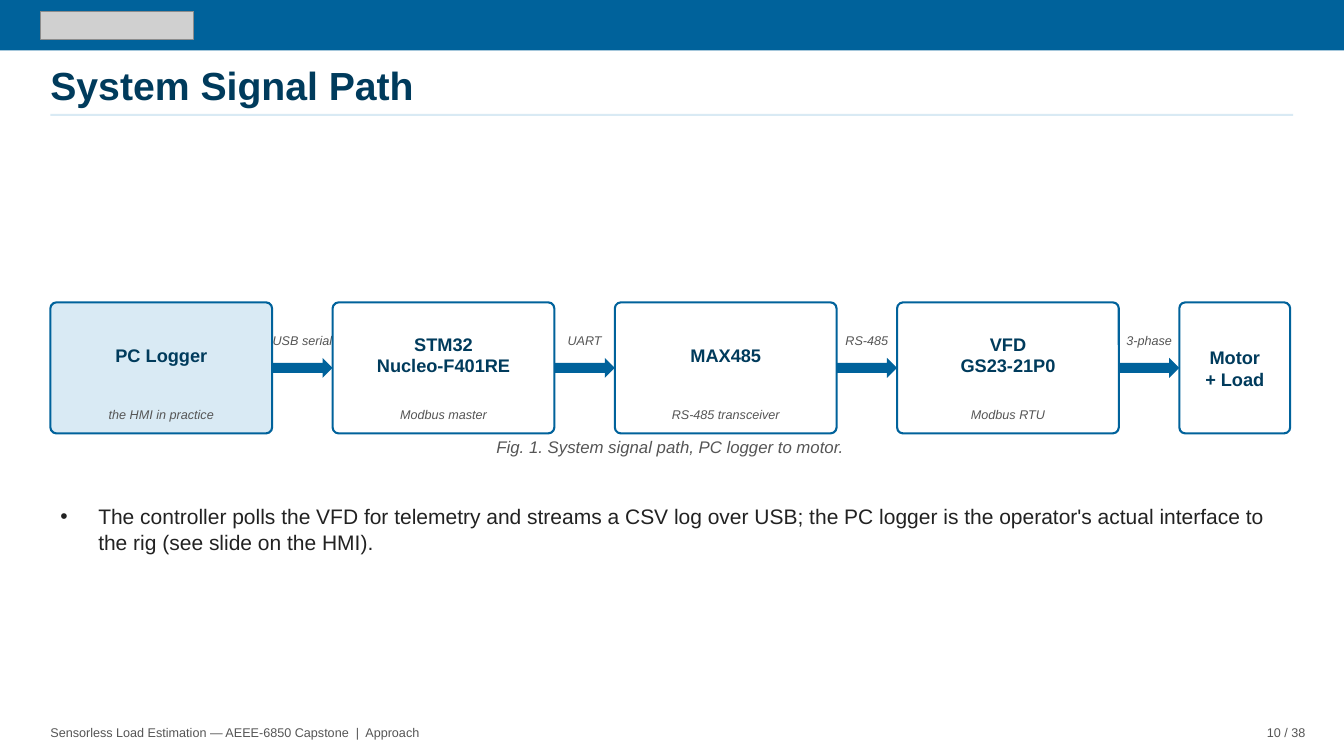
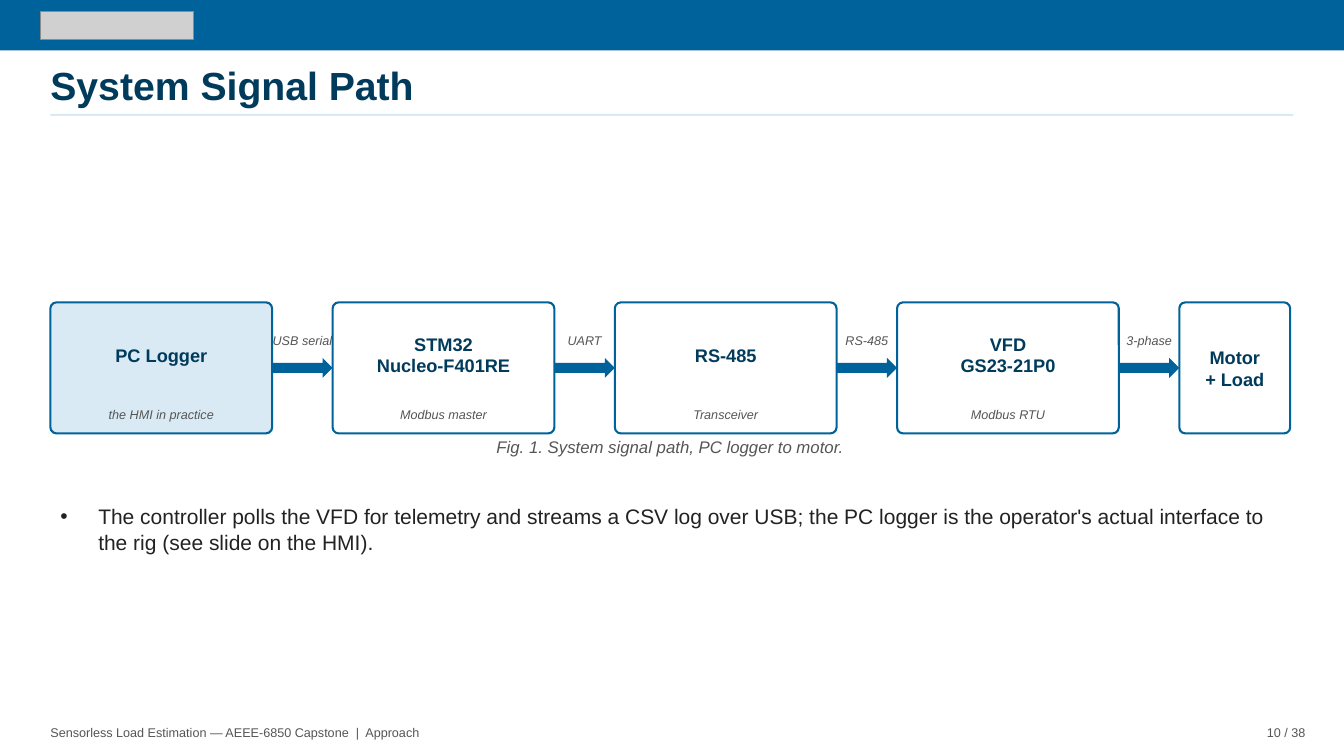
Before and after one commit to David-4529/Capstone, a slide deck: slide 10 of docs/paper/Sensorless_Load_Estimation_Deck.pptx. Drawn at 1344x756 pixels with LibreOffice and Linux fonts; fonts in the diff are those of the drawing; grey boxes stand for pictures. Boxes give left, top, right and bottom in pixels: in the first picture for what was removed or moved away, otherwise in the second. Text is boxed around its words. In the diff, an @@ line names an element or a change of style, - is before the commit and + after.

```diff
--- a/docs/paper/Sensorless_Load_Estimation_Deck.pptx
+++ b/docs/paper/Sensorless_Load_Estimation_Deck.pptx
@@ text at [695,349,757,362]: text changed @@
-MAX485
+RS-485
@@ text at [693,410,758,419]: text changed @@
-RS-485 transceiver
+Transceiver
```
Also in this commit, not shown: 7 other slides changed.
